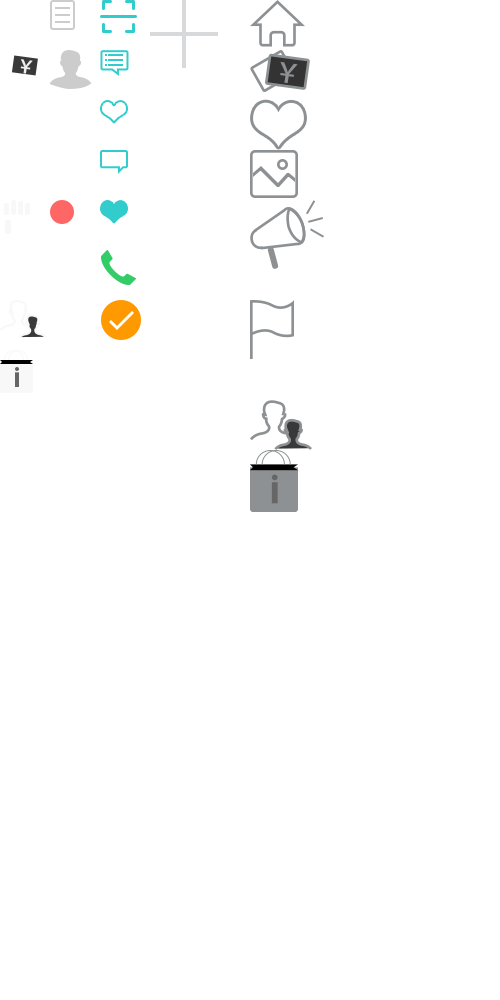
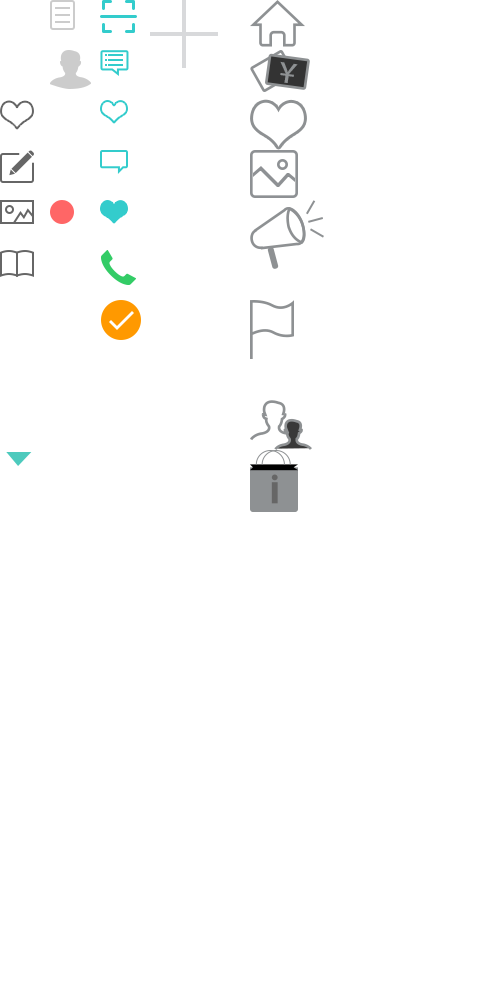
Before/after of a 500 x 1000 layered artwork. What changed in the layer stack:
added group "person" with 6 layers above "nav small" over [0, 55, 38, 466]
added layer "我的文章" in group "person" over [0, 250, 34, 277]
added layer "我的相册" in group "person" over [0, 200, 34, 224]
added layer "我的话题" in group "person" over [0, 150, 34, 183]
added layer "我的喜欢" in group "person" over [0, 100, 34, 130]
added layer "我的订单" in group "person" over [11, 55, 30, 75]
added layer "我的消息" in group "person" over [6, 452, 32, 466]
hid group "nav small" (8 layers) over [0, 55, 47, 393]
